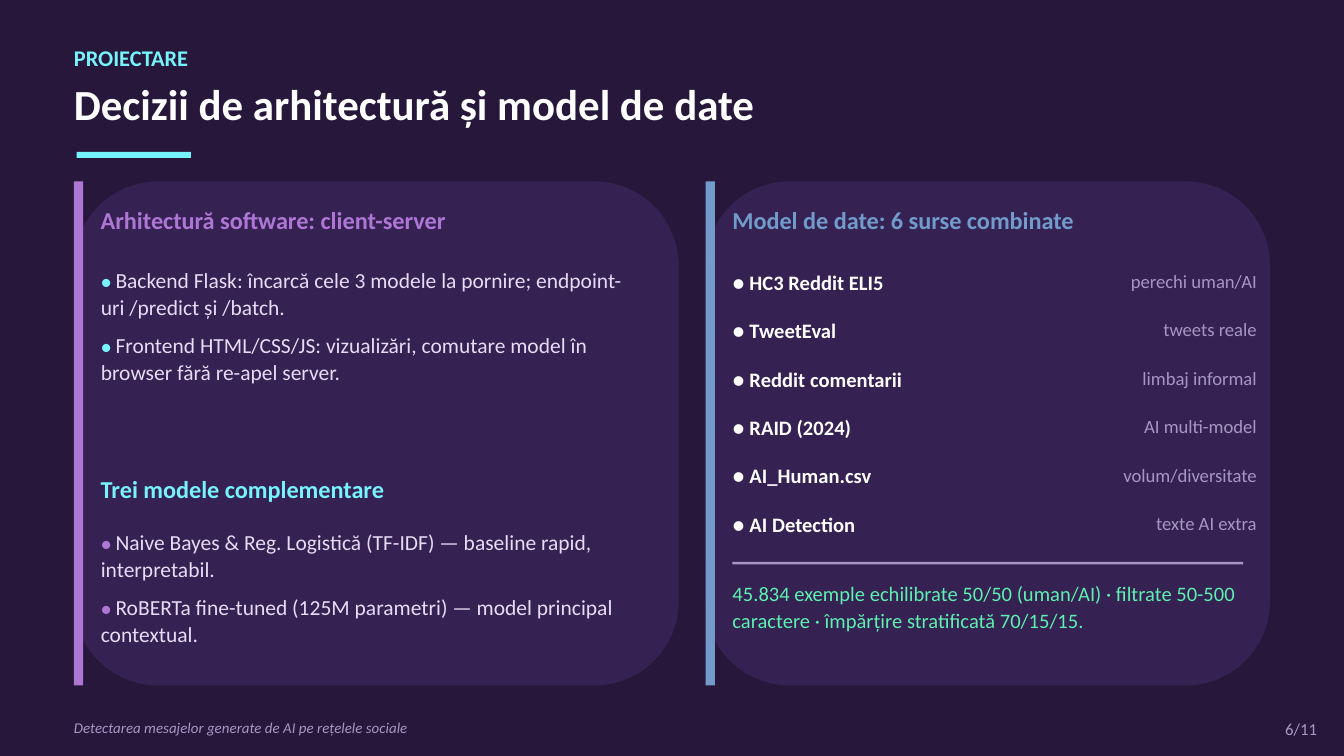
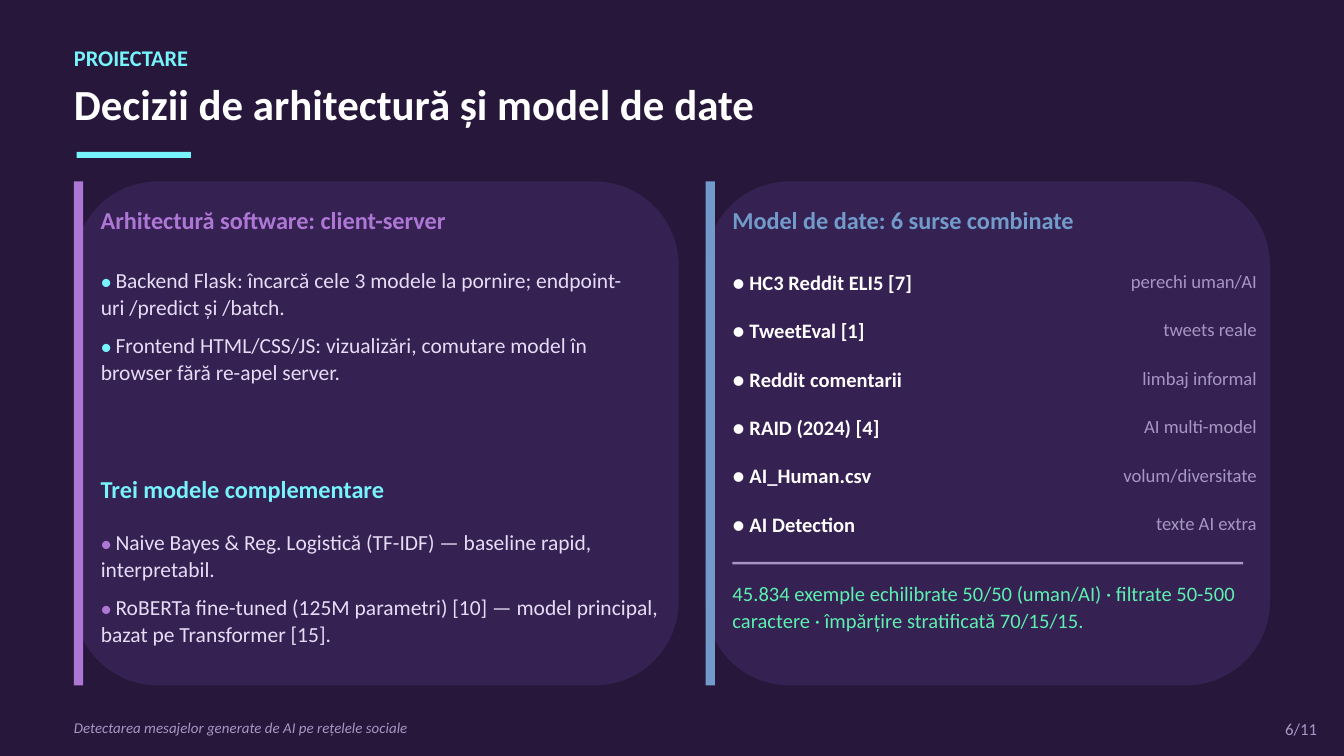
Before and after one commit to viobianca-stack/licenta, a slide deck: slide 6 of Prezentare_Licenta_Gheorghe_Bianca.pptx. Drawn at 1344x756 pixels with LibreOffice and Linux fonts; fonts in the diff are those of the drawing. Boxes give left, top, right and bottom in pixels: in the first picture for what was removed or moved away, otherwise in the second. Text is boxed around its words. In the diff, an @@ line names an element or a change of style, - is before the commit and + after.

```diff
--- a/Prezentare_Licenta_Gheorghe_Bianca.pptx
+++ b/Prezentare_Licenta_Gheorghe_Bianca.pptx
@@ text at bbox=[749, 275, 912, 293]: text changed @@
-● HC3 Reddit ELI5
+● HC3 Reddit ELI5 [7]
@@ text at bbox=[749, 323, 865, 341]: text changed @@
-● TweetEval
+● TweetEval [1]
@@ text at bbox=[749, 420, 880, 438]: text changed @@
-● RAID (2024)
+● RAID (2024) [4]
@@ text at bbox=[101, 599, 658, 646]: text changed @@
-● RoBERTa fine-tuned (125M parametri) — model principal contextual.
+● RoBERTa fine-tuned (125M parametri) [10] — model principal, bazat pe Transformer [15].
```
Also in this commit, not shown: 4 other slides changed, 1 other file.
